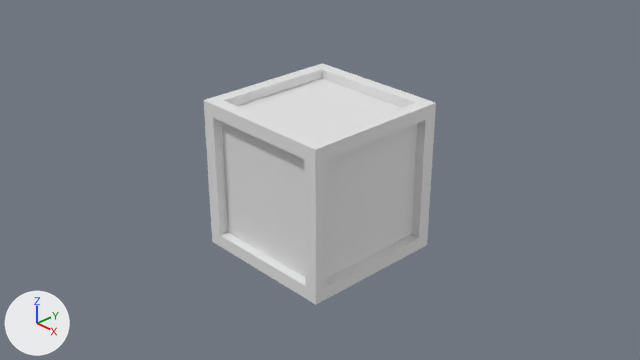
What one commit did to the Blender file blender/BorderBlock.blend.
Both versions are drawn from the file's camera 'Camera'. Every picture has the same lights, and +X, +Y and +Z are marked at lower left.
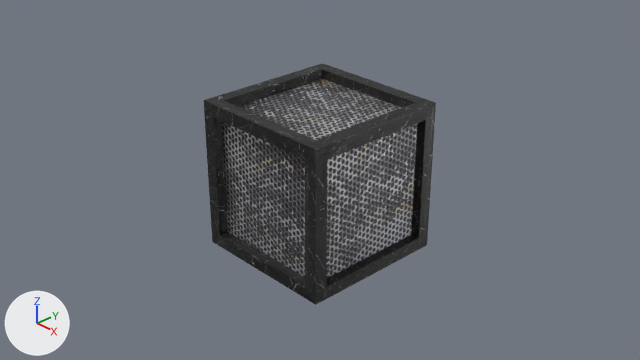
Patch to the scene script:
```diff
--- a/blender/BorderBlock.blend.py
+++ b/blender/BorderBlock.blend.py
@@ img_border_png @@
+img_border_png = load_image('border.png', '_unpacked/border.png', 512, 512, 'sRGB')
@@ mat_material @@
 mat_material = principled_material('Material')
-mat_material.base_color = (0.8, 0.8, 0.8)  # white #e7e7e7
+mat_material.texture = img_border_png
+mat_material.metallic = 0.773
@@ me_cube @@
 me_cube.from_pydata(...)  # 56 vertices, 54 faces; spans x -1.0..1.0, y -1.0..1.0, z -1.0..1.0
 # used by ob_cube; location = (0.0, 0.0, 0.0)
+# me_cube part 1: texture (UV) coordinates of 54 of 54 faces, centred in x -1.0..1.0, y -1.0..1.0, z -1.0..1.0, changed; they spanned u 0.12..0.88, v 0.0..1.0 and now span u 0.01..0.99, v 0.01..1.0
 me_cube.materials.append(mat_material)
```

Location of each change, (x1, y1, x2, y2) in pixels of the pictures (640 x 360 px):
'Cube', surface changed: (204, 63, 436, 305) in both
